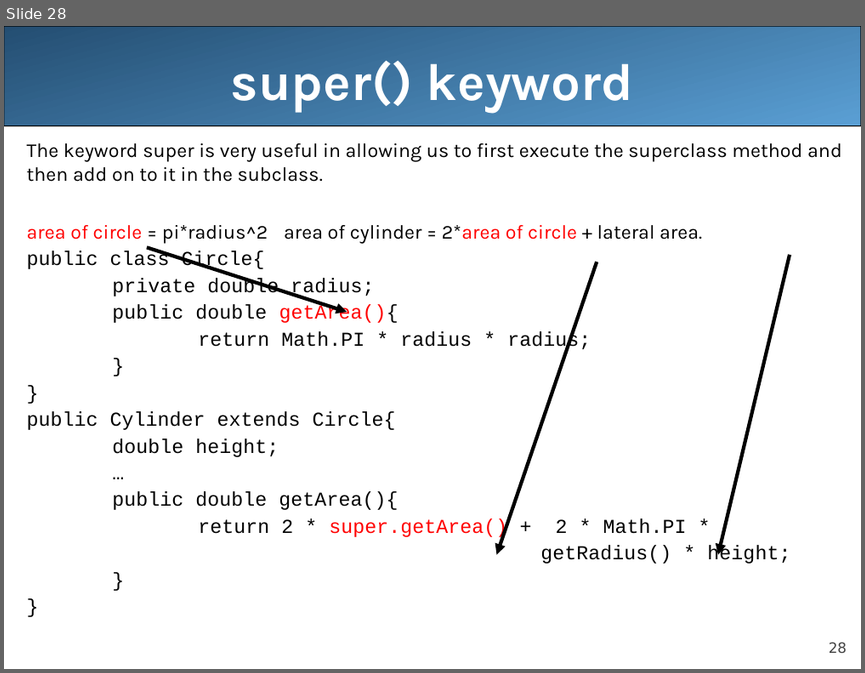
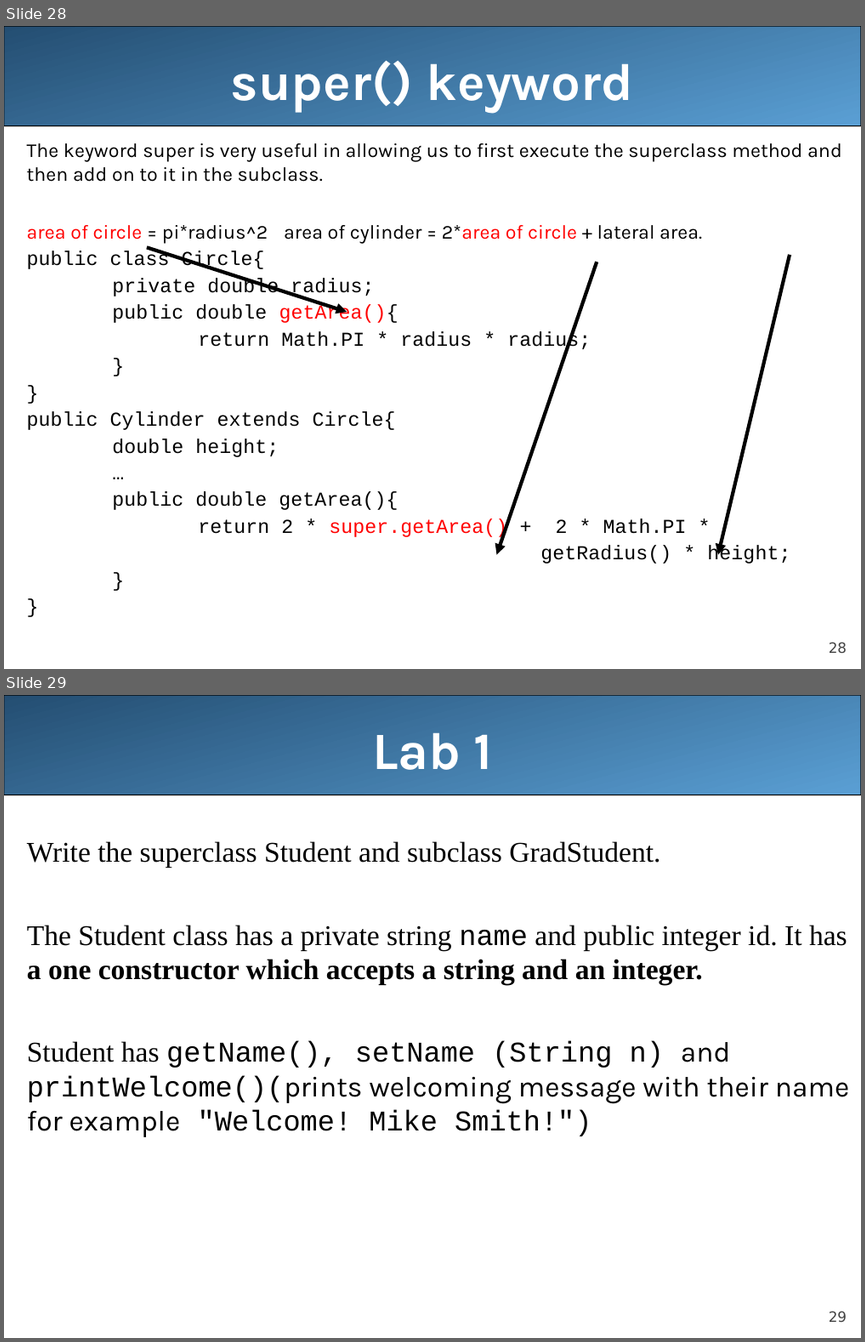
Before and after one commit to LongBaoNguyen/longbaonguyen.github.io, a slide deck: courses/apcsa/lecture21.ppt. Shown one above the other, each under a label of ours: slide 28 before the commit, slides 28 and 29 after it. The pictures are 865x673 and 865x1342 pixels, drawn with LibreOffice and Linux fonts; fonts in the diff are those of the drawing. Boxes give left, top, right and bottom in pixels: in the first picture for what was removed or moved away, otherwise in the second. Text is boxed around its words. In the diff, an @@ line names an element or a change of style, - is before the commit and + after.

```diff
--- a/courses/apcsa/lecture21.ppt
+++ b/courses/apcsa/lecture21.ppt
@@ slide 29 added at box(4, 695, 861, 1338), background #FFFFFF; not listed: 2 template elements that a slide beside it also shows @@
@@ title added at box(372, 732, 493, 770), 44 pt, text #FFFFFF, bold @@
+Lab 1
@@ text added at box(27, 841, 849, 1137), 24 pt, text #000000 @@
+Write the superclass Student and subclass GradStudent.
+The Student class has a private string name and public integer id. It has a one constructor which accepts a string and an integer.
+Student has getName(), setName (String n) and printWelcome()(prints welcoming message with their name for example "Welcome! Mike Smith!")
```
Also in this commit, not shown: 1 other slide added, 7 other files.
